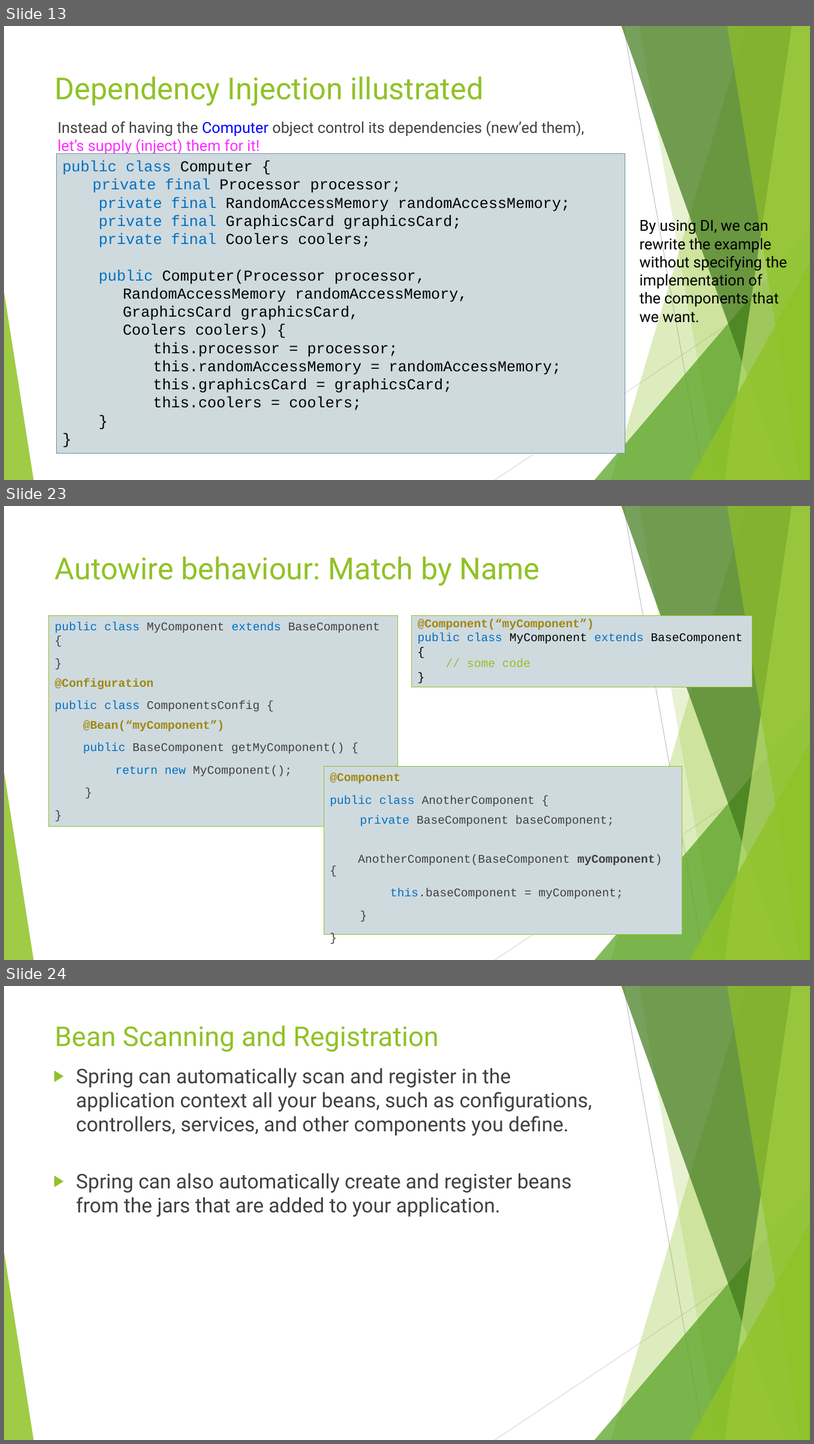
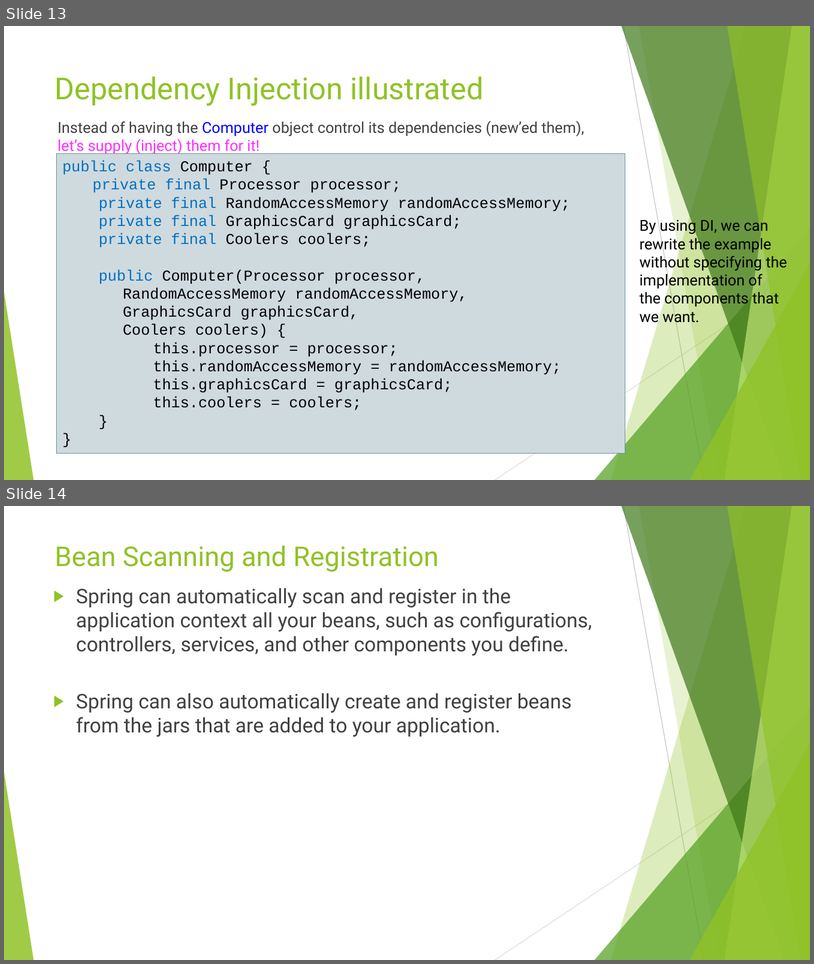
Before and after one commit to idanshal/sb-todo-app-tdp, a slide deck: course_data/presentations/practical_spring_boot_for_tdp.pptx. Shown one above the other, each under a label of ours: slides 13, 23 and 24 before the commit, slides 13 and 14 after it; the slides between them are not shown. The pictures are 814x1444 and 814x964 pixels, drawn with LibreOffice and Linux fonts; fonts in the diff are those of the drawing. Boxes give left, top, right and bottom in pixels: in the first picture for what was removed or moved away, otherwise in the second. Text is boxed around its words. In the diff, an @@ line names an element or a change of style, - is before the commit and + after.

```diff
--- a/course_data/presentations/practical_spring_boot_for_tdp.pptx
+++ b/course_data/presentations/practical_spring_boot_for_tdp.pptx
@@ slide 23 removed at (4,506,810,960), background #FFFFFF; not listed: 10 template elements that a slide beside it also shows @@
@@ title removed at (55,556,540,586) @@
-Autowire behaviour: Match by Name
@@ text removed at (49,615,398,826) @@
-public class MyComponent extends BaseComponent {
-}
-@Configuration
-public class ComponentsConfig {
-@Bean(“myComponent”)
-public BaseComponent getMyComponent() {
-return new MyComponent();
-}
-}
@@ rectangle removed at (412,615,752,687) @@
-@Component(“myComponent”)
-public class MyComponent extends BaseComponent {
-// some code
-}
@@ rectangle removed at (324,766,683,934) @@
-@Component
-public class AnotherComponent {
-private BaseComponent baseComponent;
-AnotherComponent(BaseComponent myComponent) {
-this.baseComponent = myComponent;
-}
-}
@@ what was slide 24 is now slide 14 @@
```
Also in this commit, not shown: 9 other slides removed, 1 other file.
